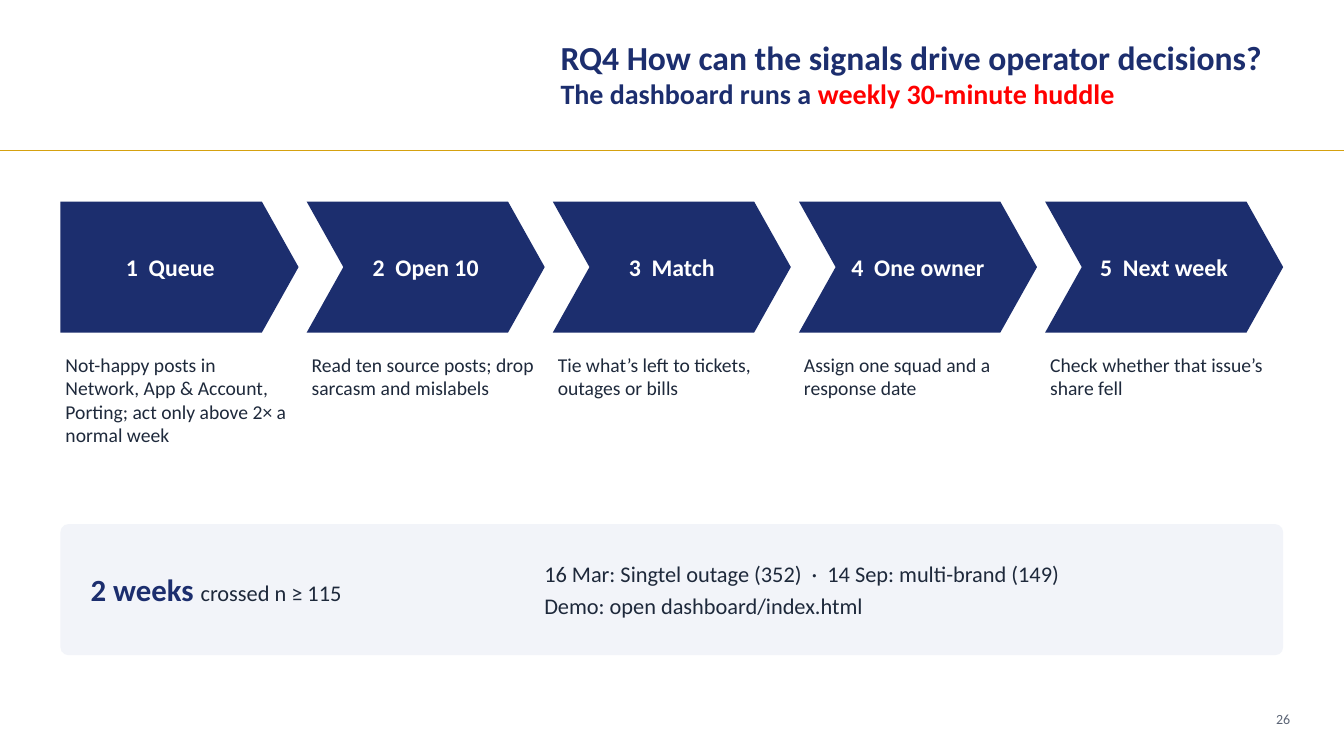
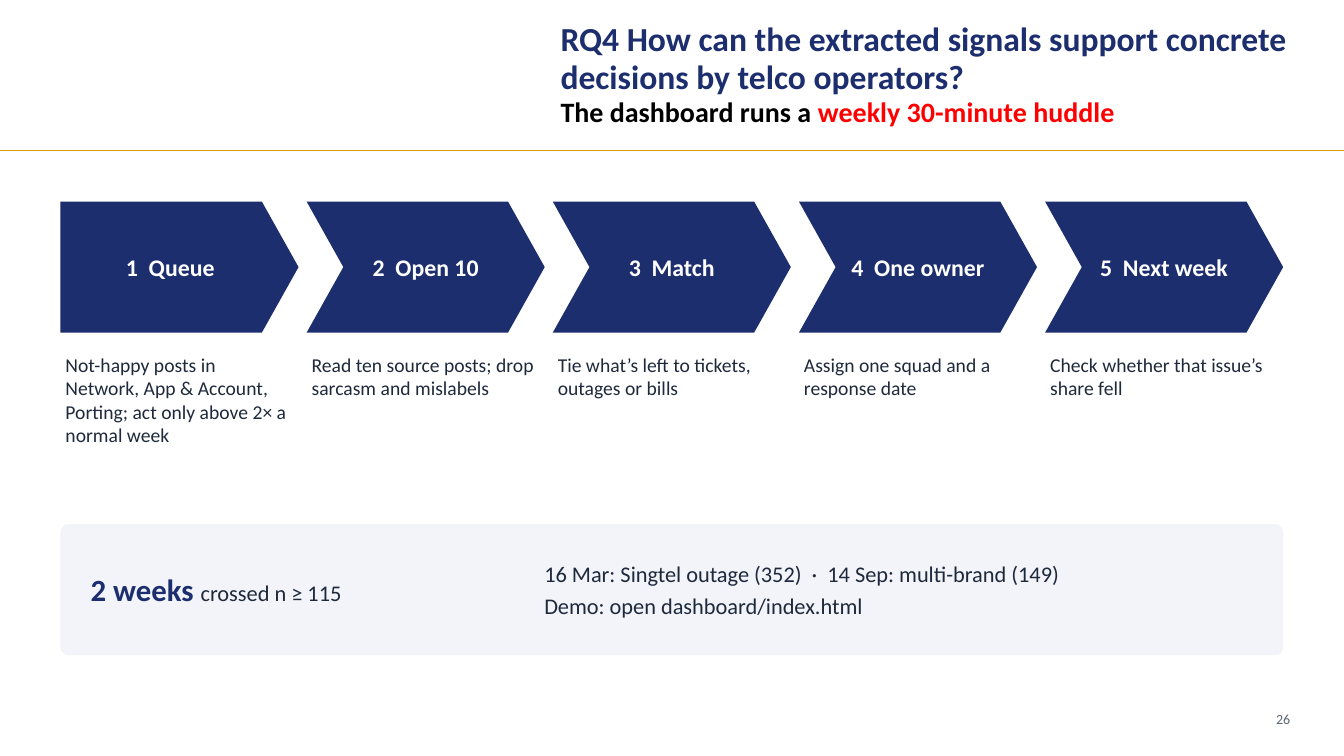
Before and after one commit to LizLicense/Public-Sentiment-Analysis-LLM-powered-Issue-Extraction, a slide deck: slide 25 of presentation/capstone_walkthrough_merged.pptx (slide 26 before the commit). Drawn at 1344x756 pixels with LibreOffice and Linux fonts; fonts in the diff are those of the drawing; background and template pictures are left out. Boxes give left, top, right and bottom in pixels: in the first picture for what was removed or moved away, otherwise in the second. Text is boxed around its words. In the diff, an @@ line names an element or a change of style, - is before the commit and + after.

```diff
--- a/presentation/capstone_walkthrough_merged.pptx
+++ b/presentation/capstone_walkthrough_merged.pptx
@@ text at (x1=561, y1=27, x2=1286, y2=95): text changed @@
-RQ4 How can the signals drive operator decisions?
+RQ4 How can the extracted signals support concrete decisions by telco operators?
@@ text "RQ4 How can the extracted ..." moved from (x1=561, y1=46, x2=1262, y2=109) to (x1=561, y1=27, x2=1286, y2=127) @@
@@ text at (x1=561, y1=102, x2=1114, y2=127): text colour #1C2E6E to #000000 in "The dashboard runs a" @@
```
Also in this commit, not shown: 24 other slides changed, 1 slide removed, 11 other files.
